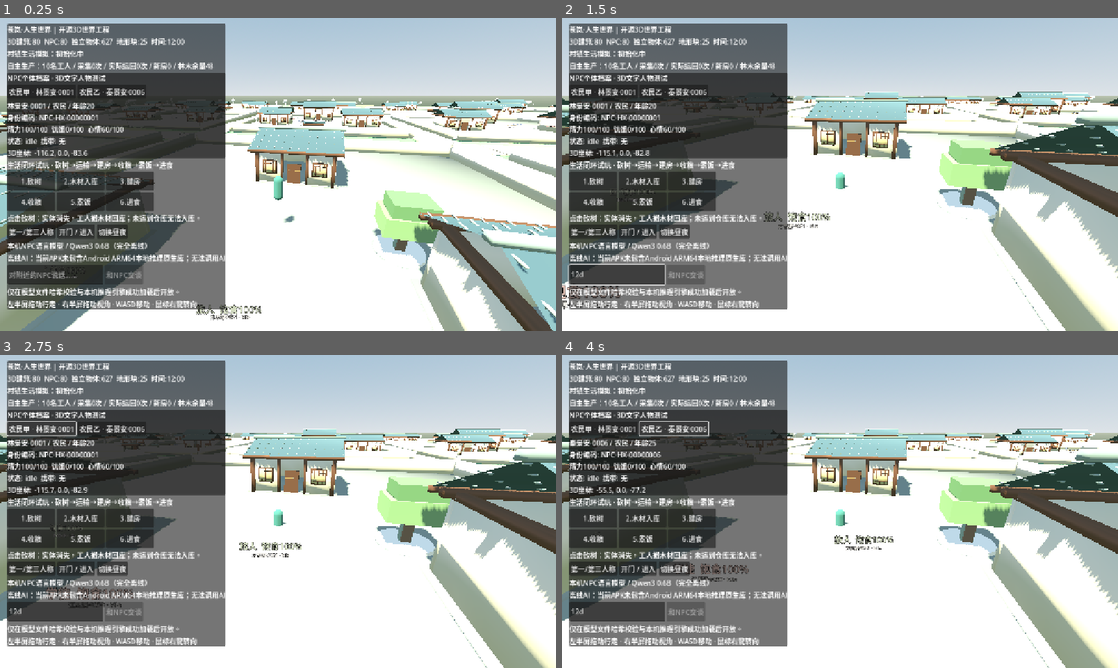
Above: before the commit, frames 1-4 (two rows, left to right).
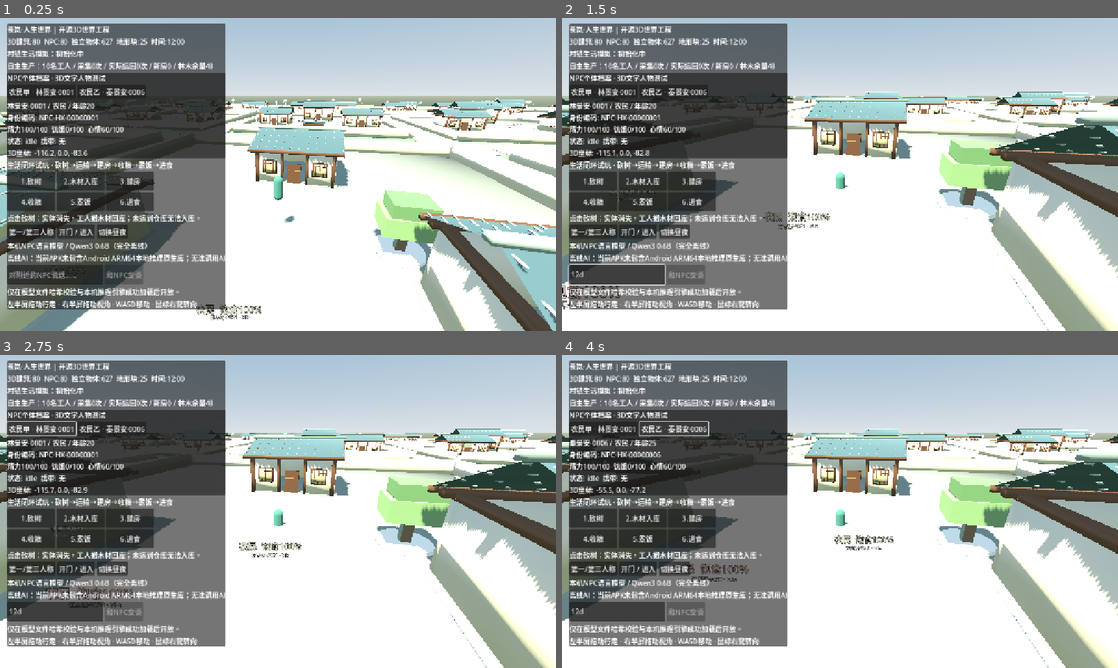
Above: after the commit, the same moments.

Repository: 160701541-cell/xinyanshuo
Game: Godot game, scene res://scenes/main.tscn
Same seed, same stepped clock (60 frames per second), same inputs: the game is played once before the commit and once after it.
Inputs (mouse positions are in pixels of both pictures, inside the frame that each line leads up to):
- Up to frame 1 (0.25 s): no input
- Up to frame 2 (1.5 s): click (617, 274) at 0.52 s; type "12" at 0.6 s; move the mouse to (962, 158) at 1.27 s; hold D from 1.28 s (still down); hold Shift from 1.28 s (still down); click (962, 158) at 1.42 s
- Up to frame 3 (2.75 s): release D at 2 s; release Shift at 2 s; click "农民甲 · 林景安·0001" at 2 s
- Up to frame 4 (4 s): drag from (728, 527) to (812, 574) at 2.77 s; click "农民乙 · 秦景安·0006" at 3.5 s

The runs differ from the first frame. In frame 1, less than 0.1% of the frame differs, in the area x 27-99%, y 30-95%; in frame 2, less than 0.1%; in frame 3, 0.1%, in the area x 8-92%, y 28-79%; in frame 4, less than 0.1%.

Commit message:
fix(npc-label): render economic occupation 农民 for both unique actual farmer actors, not stale cosmetic mesh role

Diff:
--- a/game-source/godot3d/scripts/npc_agent.gd
+++ b/game-source/godot3d/scripts/npc_agent.gd
@@ -221,6 +221,11 @@
 func refresh_text_status(person_state: Dictionary) -> void:
 	sim_profile = person_state.duplicate(true)
 	if text_marker!=null:
+		var work: String = String(person_state.get("profession",""))
+		var actual_role: String = String({
+			"farmer":"农民","woodcutter":"樵夫","quarryman":"采石工",
+			"cook":"厨师","potter":"陶工"}.get(work,work))
+		text_marker.set("occupation",actual_role)
 		text_marker.call("set_status",String(person_state.get("schedule","idle")),
 			int(person_state.get("hunger",0)),int(person_state.get("energy",100)))
 
